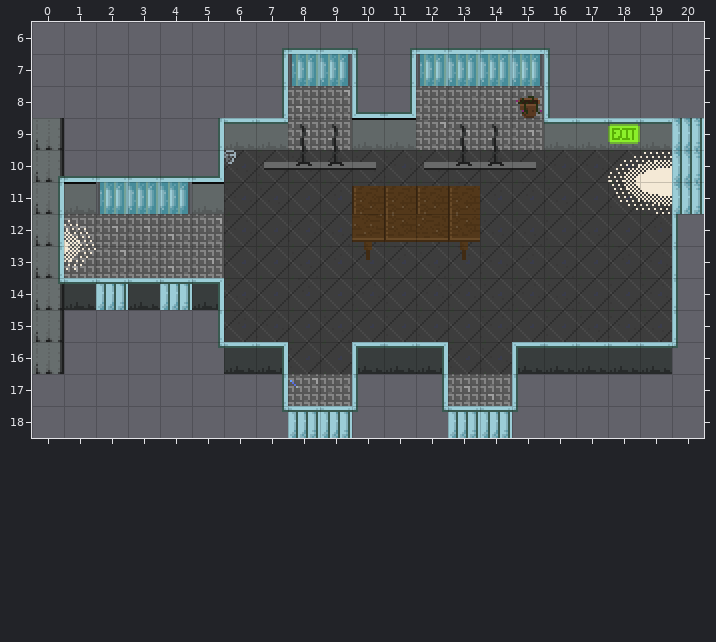
An edit to a level. Tiled map (JSON), assets/maps/00-lobby-day.json. The picture above was drawn from the file before the commit.
Cells are 16x16 px. Shown: x 0..20, y 6..18.
After the commit:
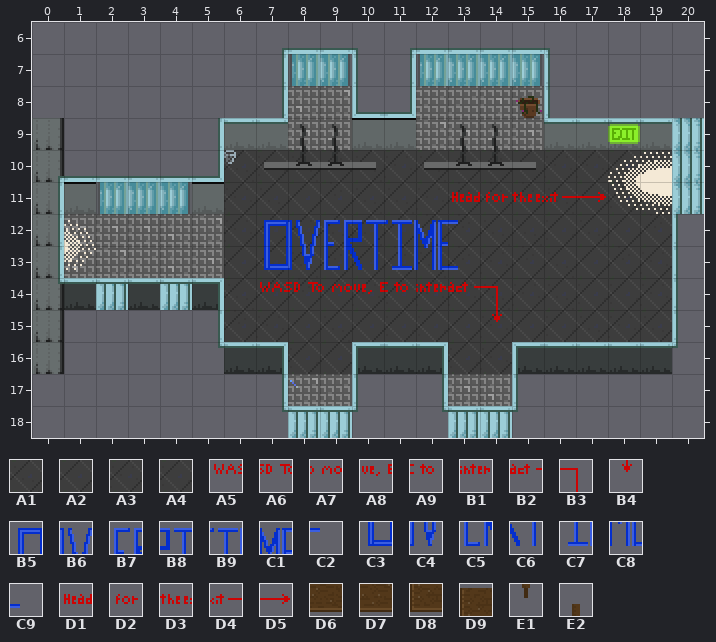
Key: from "floor": A1 12, A2 13, A3 14, A4 15; from "menu": A5 0, A6 1, A7 2, A8 3, A9 4, B1 5, B2 6, B3 7, B4 15, B5 16, B6 17, B7 18, B8 19, B9 20, C1 21, C2 22, C3 24, C4 25, C5 26, C6 27, C7 28, C8 29, C9 30, D1 32, D2 33, D3 34, D4 35, D5 36; from "office-divider": D6 15, D7 16, D8 17, D9 22, E1 25, E2 26.
__ is an empty cell.
Change:
{"where": "layer \"Floor\""}
{"y":11,"x":11,"old":"A4 A2","new":"A1 A3"}
{"where": "layer \"FloorItems\""}
{"y":11,"x":13,"old":"__ __ __ __ __","new":"D1 D2 D3 D4 D5"}
{"y":12,"x":7,"old":"__ __ __ E2 __ __ E2","new":"B5 B6 B7 B8 B9 C1 C2"}
{"y":13,"x":7,"old":"__ __ __ E1 __ __ E1","new":"C3 C4 C5 C6 C7 C8 C9"}
{"y":14,"x":7,"old":"__ __ __ __ __ __ __ __","new":"A5 A6 A7 A8 A9 B1 B2 B3"}
{"y":15,"x":14,"old":"__","new":"B4"}
{"where": "layer \"Walls\""}
{"y":11,"x":10,"old":"D9","new":"__"}
{"y":12,"x":10,"old":"D7 D8 D6 D8","new":"__ __ __ __"}
{"where": "layer \"Ceiling\""}
{"y":11,"x":11,"old":"D9 D9 D9","new":"__ __ __"}
{"label":"changed","picture_box":[260,186,606,322]}
